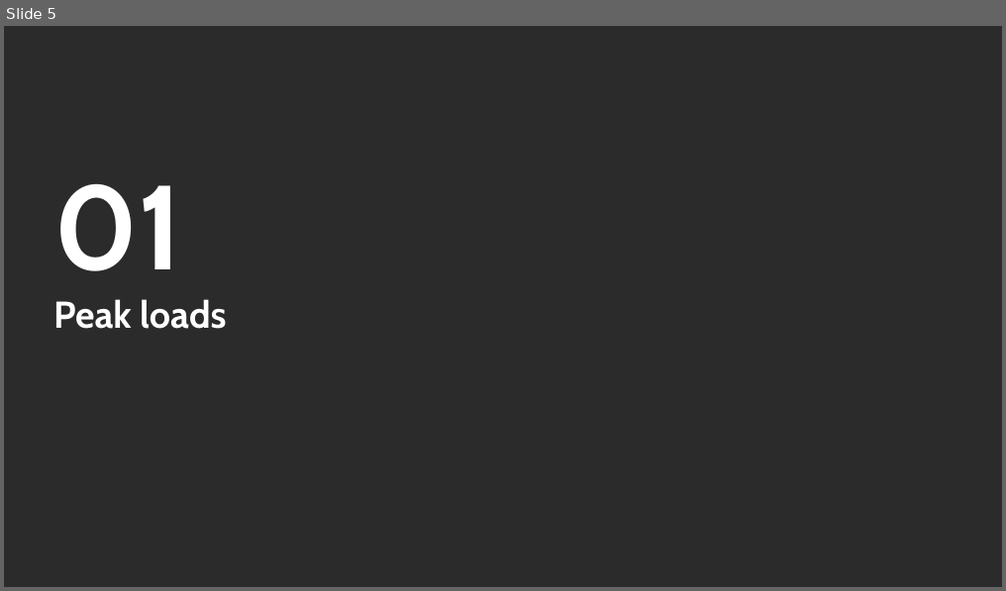
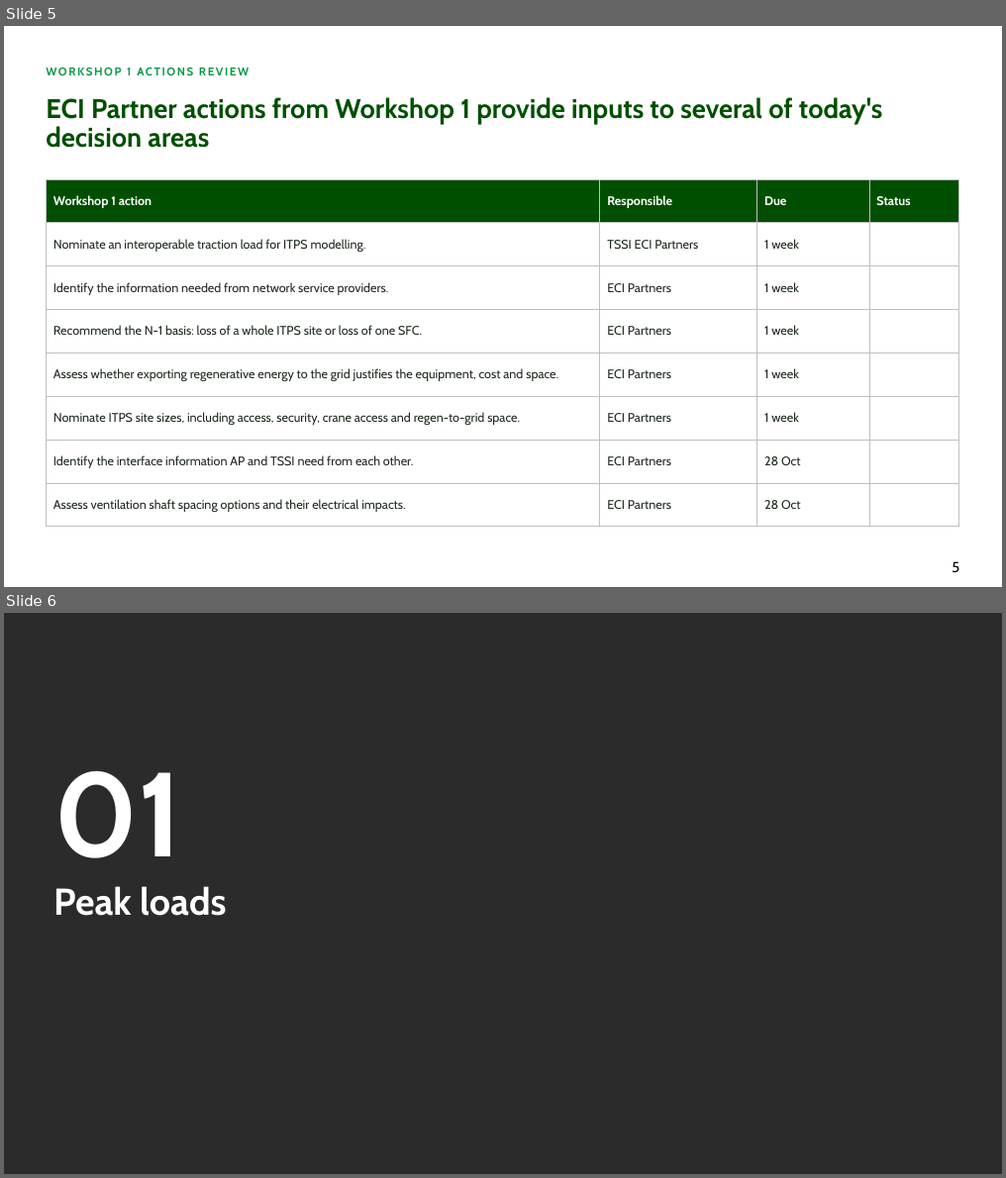
Before and after one commit to alyciawolf02/claude, a slide deck: deliverables/GoFar_Power_and_Grid_Connection_2_Workshop_Structure.pptx. Shown one above the other, each under a label of ours: slide 5 before the commit, slides 5 and 6 after it. The pictures are 1006x591 and 1006x1178 pixels, drawn with LibreOffice and Linux fonts; fonts in the diff are those of the drawing; background and template pictures are left out; a plain dark background stands for a picture behind light text. Boxes give left, top, right and bottom in pixels: in the first picture for what was removed or moved away, otherwise in the second. Text is boxed around its words. In the diff, an @@ line names an element or a change of style, - is before the commit and + after.

```diff
--- a/deliverables/GoFar_Power_and_Grid_Connection_2_Workshop_Structure.pptx
+++ b/deliverables/GoFar_Power_and_Grid_Connection_2_Workshop_Structure.pptx
@@ slide 5 added at [4, 26, 1002, 587], background #FFFFFF @@
@@ text added at [46, 67, 249, 76], 11 pt, text #0D9946, bold @@
+WORKSHOP 1 ACTIONS REVIEW
@@ title added at [46, 97, 883, 148], 26 pt, text #004F00, bold @@
+ECI Partner actions from Workshop 1 provide inputs to several of today's decision areas
@@ table added at [46, 179, 959, 527], 8 rows, 4 columns @@
+Workshop 1 action | Responsible | Due | Status
+Nominate an interoperable traction load for ITPS modelling. | TSSI ECI Partners | 1 week | 
+Identify the information needed from network service providers. | ECI Partners | 1 week | 
+Recommend the N-1 basis: loss of a whole ITPS site or loss of one SFC. | ECI Partners | 1 week | 
+Assess whether exporting regenerative energy to the grid justifies the equipment, cost and space. | ECI Partners | 1 week | 
+Nominate ITPS site sizes, including access, security, crane access and regen-to-grid space. | ECI Partners | 1 week | 
+Identify the interface information AP and TSSI need from each other. | ECI Partners | 28 Oct | 
+Assess ventilation shaft spacing options and their electrical impacts. | ECI Partners | 28 Oct | 
@@ page number added at [951, 562, 959, 573], 14 pt, text #000000 @@
+5
@@ what was slide 5 is now slide 6 @@
```
Also in this commit, not shown: 10 slides changed.
